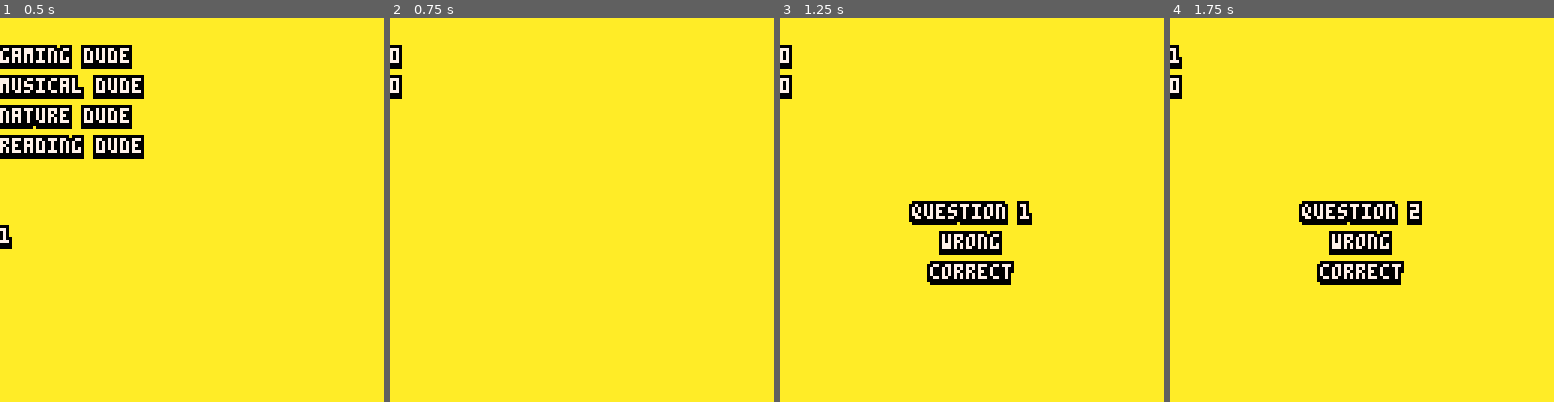
Above: before the commit, frames 1-4 (left to right).
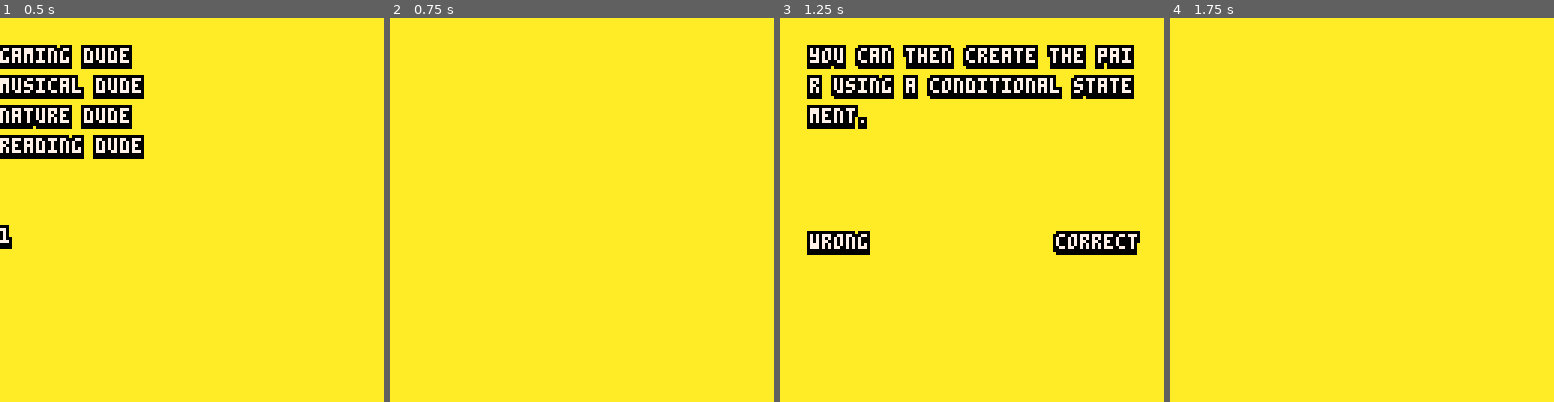
Above: after the commit, the same moments.

Repository: nascimento-cesar/pablos-ultimate-challenge-against-evil-forces
Game: PICO-8 cartridge src/pablos-ultimate-challenge-against-evil-forces.p8
Two runs of this game, one before a commit and one after it. Both use one fixed random seed, a clock stepped at 60 frames per second and the inputs below.
Inputs:
- Up to frame 1 (0.5 s): tap X (X key) at 0.33 s
- Up to frame 2 (0.75 s): tap O (Z key) at 0.7 s
- Up to frame 3 (1.25 s): tap X (X key) at 1.07 s
- Up to frame 4 (1.75 s): hold Right from 1.6 s (still down); tap O (Z key) at 1.7 s

Frame 1 is identical in both runs. In frame 2, 0.4% of the frame differs, in the area x 0-4%, y 7-22%; in frame 3, 17%, in the area x 0-94%, y 7-70%; in frame 4, 4.6%.

Commit message:
feat: create multiple-line text printing method

Diff:
--- a/src/draw.lua
+++ b/src/draw.lua
@@ -10,4 +10,6 @@
   elseif game.current_mode == "game_over" then
   elseif game.current_mode == "game_over_s" then
   end
+
+  print(debug, 0, 0)
 end
--- a/src/screens/gameplay.lua
+++ b/src/screens/gameplay.lua
@@ -1,13 +1,15 @@
 GameplayScreen = {}
 
 function GameplayScreen:draw(gameplay)
-  Draw:print_outlined_text(gameplay.correct_answers, 0, 10)
-  Draw:print_outlined_text(gameplay.wrong_answers, 0, 20)
+  GameplayScreen:draw_question(gameplay)
+end
 
+function GameplayScreen:draw_question(gameplay)
   if gameplay.current_question then
     local text, opt_a, opt_b = unpack(gameplay.current_question)
-    Draw:print_outlined_text(text, Draw:get_h_center(text), 62)
-    Draw:print_outlined_text(opt_a, Draw:get_h_center(opt_a), 72)
-    Draw:print_outlined_text(opt_b, Draw:get_h_center(opt_b), 82)
+
+    Draw:print_text_block(text, 10, 10)
+    Draw:print_outlined_text(opt_a, 10, 72)
+    Draw:print_outlined_text(opt_b, 92, 72)
   end
 end
--- a/src/shared.lua
+++ b/src/shared.lua
@@ -1,6 +1,15 @@
 Draw = {}
 Questions = {}
 Utils = {}
+
+function Draw:print_bouncy_text(text, x, y, color, outline_color)
+  for i = 1, #text do
+    local char = sub(text, i, i)
+    local offset = sin((time() * 2) + (i * 0.4)) * 1
+    offset = flr(offset + 0.5)
+    Draw:print_outlined_text(char, x + (i - 1) * 4, y + offset, color)
+  end
+end
 
 function Draw:print_outlined_text(text, x, y, color, outline_color)
   for i = -1, 1 do
@@ -12,12 +21,12 @@
   print(text, x, y, color or 7)
 end
 
-function Draw:print_bouncy_text(text, x, y, color, outline_color)
-  for i = 1, #text do
-    local char = sub(text, i, i)
-    local offset = sin((time() * 2) + (i * 0.4)) * 1
-    offset = flr(offset + 0.5)
-    Draw:print_outlined_text(char, x + (i - 1) * 4, y + offset, color)
+function Draw:print_text_block(text, x, y, color, outline_color)
+  local current_line = 1
+
+  for i = 1, #text, 27 do
+    Draw:print_outlined_text(sub(text, i, i + 27 - 1), x, y * current_line, color, outline_color)
+    current_line += 1
   end
 end
 
@@ -26,7 +35,7 @@
 end
 
 function Questions:build_questions(character_index)
-  local parsed_questions, questions = {}, ({ "question 1,correct,wrong|question 2,correct,wrong|question 3,correct,wrong", "", "", "" })[character_index]
+  local parsed_questions, questions = {}, ({ "you can then create the pair using a conditional statement.,correct,wrong", "", "", "" })[character_index]
 
   for question in all(split(questions, "|")) do
     local text, correct, wrong = unpack(split(question))
